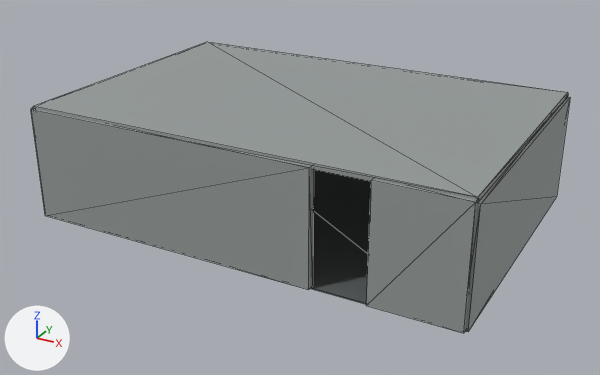
Renders of the glTF model assets/generated/a01_structural_shell.glb from each side of a commit.
Before and after are seen from a 50 mm camera at (21.5, -44.7, 29.8) aimed at (-9.0, 10.8, 2.1). Every picture has the same lights, and +X, +Y and +Z are marked at lower left. The picture after the commit comes second. Mesh edges are drawn as thin lines. Vertices at exactly the same position are counted once.

Objects in the first picture: 'a01_structural_shell'.
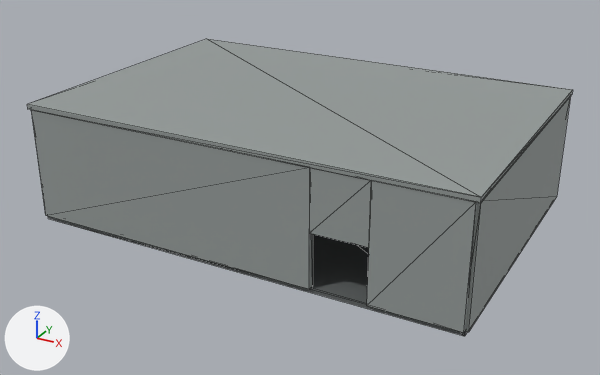
Location of each change, [x1, y1, x2, y2] in pixels of the pictures (600 x 375 px):
'a01_structural_shell', reshaped
    before: [31, 42, 570, 333]
    after: [27, 39, 573, 336]
part 1 of me_a01_structural_shell, added
    after: [27, 39, 573, 203]
part 2 of me_a01_structural_shell, rebuilt (57% wider, 23% taller)
    before: [31, 109, 314, 290]
    after: [31, 110, 477, 333]
part 3 of me_a01_structural_shell, built on
    before: [33, 42, 570, 332]
    after: [48, 97, 570, 336]

Edits to the bpy script that builds the scene:
```text
Change me_a01_structural_shell:
    used by ob_a01_structural_shell; location = (0.0, 0.0, 0.0)
    remove me_a01_structural_shell.from_pydata(...)  # 56 vertices, 84 faces; spans x -27.2..9.2, y -0.3..24.2, z -0.1..9.4
    add me_a01_structural_shell.from_pydata(...)  # 60 vertices, 96 faces; spans x -27.3..9.3, y -0.3..24.3, z -0.4..9.6
    me_a01_structural_shell part 1: a new loose piece, a box spanning x -27.3..9.3, y -0.3..24.3, z 9.2..9.6, in mat_concrete (grey #999f9e)
    me_a01_structural_shell part 2: the loose piece of 8 vertices spanning x -27.0..-2.2, y -0.3..0.3, z 0.0..9.2 is rebuilt with 20 vertices and now spans x -27.0..9.0, y -0.2..0.2, z 0.0..9.2
    me_a01_structural_shell part 3
    8 vertices are removed from x -27.0..9.0, y 0.0..24.0, z 9.0..9.4
    12 faces are deleted
    4 vertices in x -27.0..9.0, y 0.0..24.0, z -0.1 move by (0.0, 0.0, -0.3)
    4 vertices in x 8.8..9.2, y 0.0..24.0, z 9.0 move by (0.0, 0.0, 0.2)
    other edits to the shape of me_a01_structural_shell do not show in these pictures
```
